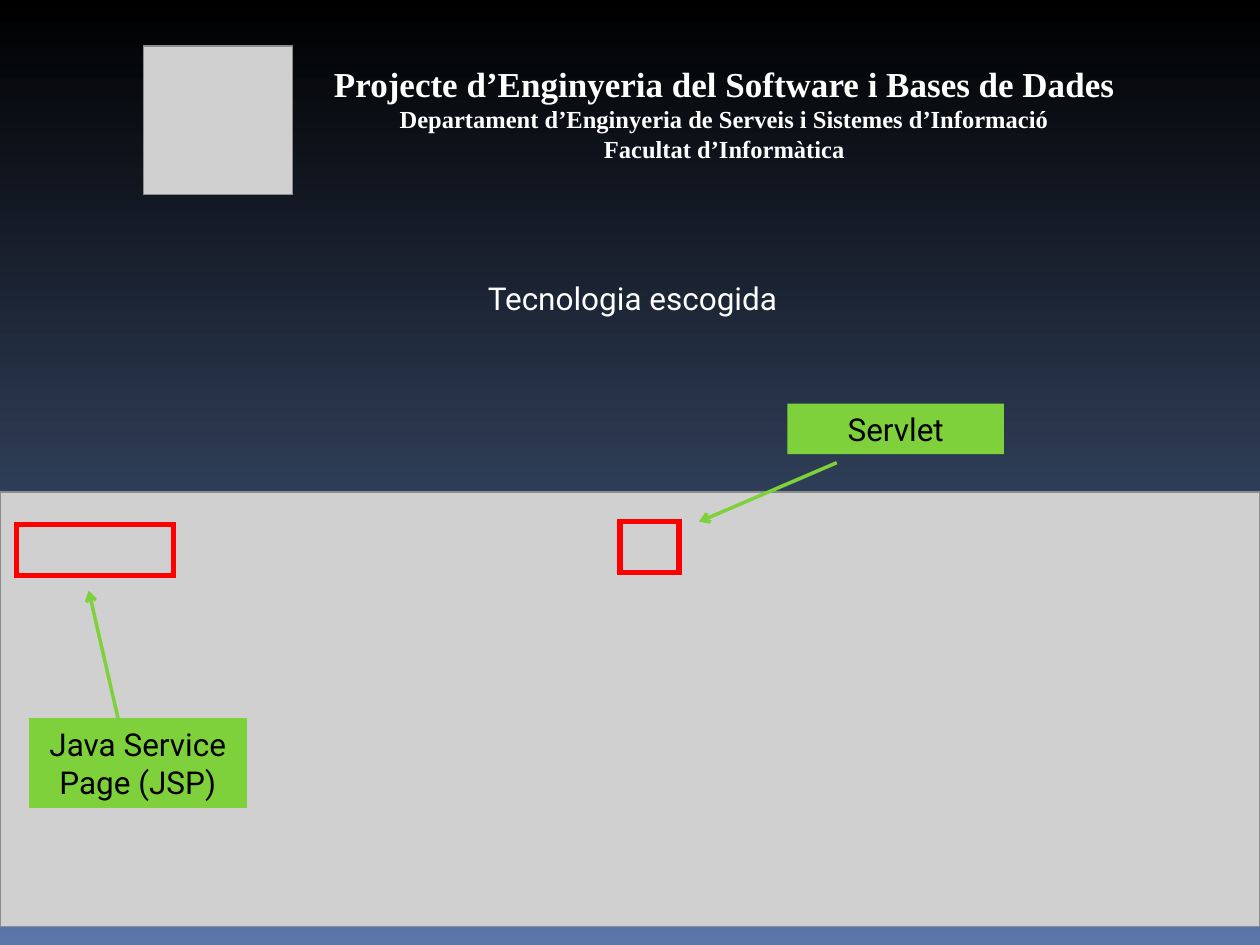
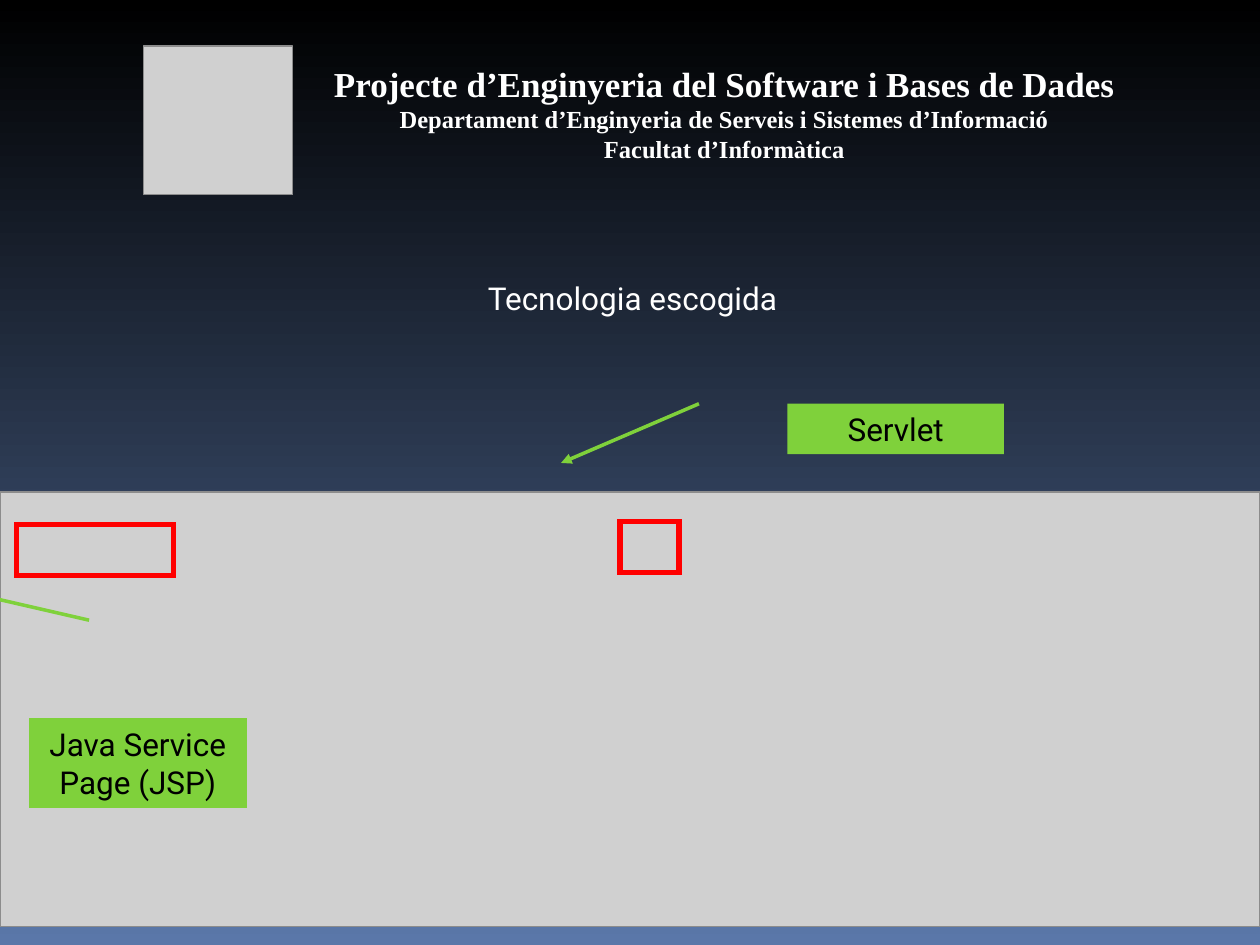
Before and after one commit to mvm9289/escfib, a slide deck: slide 14 of Docs/0910Q2-08-E-1.0-Presentacion.ppt. Drawn at 1260x945 pixels with LibreOffice and Linux fonts; fonts in the diff are those of the drawing; grey boxes stand for pictures. Boxes give left, top, right and bottom in pixels: in the first picture for what was removed or moved away, otherwise in the second. Text is boxed around its words. In the diff, an @@ line names an element or a change of style, - is before the commit and + after.

```diff
--- a/Docs/0910Q2-08-E-1.0-Presentacion.ppt
+++ b/Docs/0910Q2-08-E-1.0-Presentacion.ppt
@@ arrow moved from (837, 462) - (699, 522) to (699, 403) - (561, 462) @@
@@ arrow (699, 403) - (561, 462): arrowheads changed @@
@@ arrow moved from (118, 718) - (88, 591) to (89, 620) - (0, 591) @@
@@ arrow (89, 620) - (0, 591): arrowheads changed @@
```
Also in this commit, not shown: 7 other slides changed, 1 slide added.
